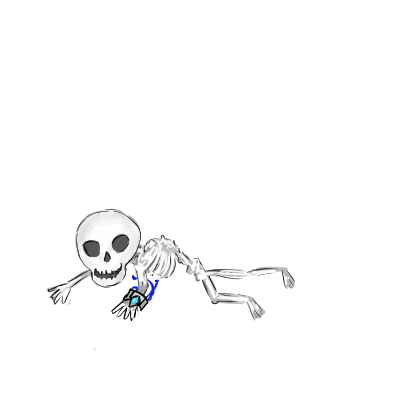
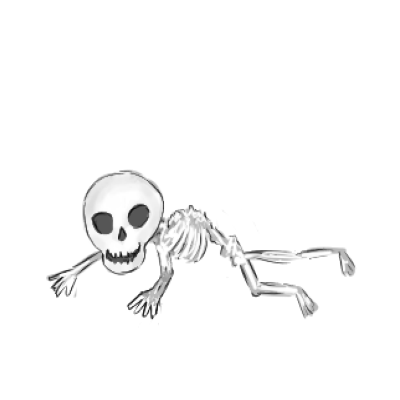
Layers edited between the first and the second 400×400 image:
removed layer "Layer 3" over <box>64,256,192,320</box>
hid "Layer 4", painted on it over <box>64,192,192,352</box>
painted on "Layer 2" over <box>46,169,357,352</box>
